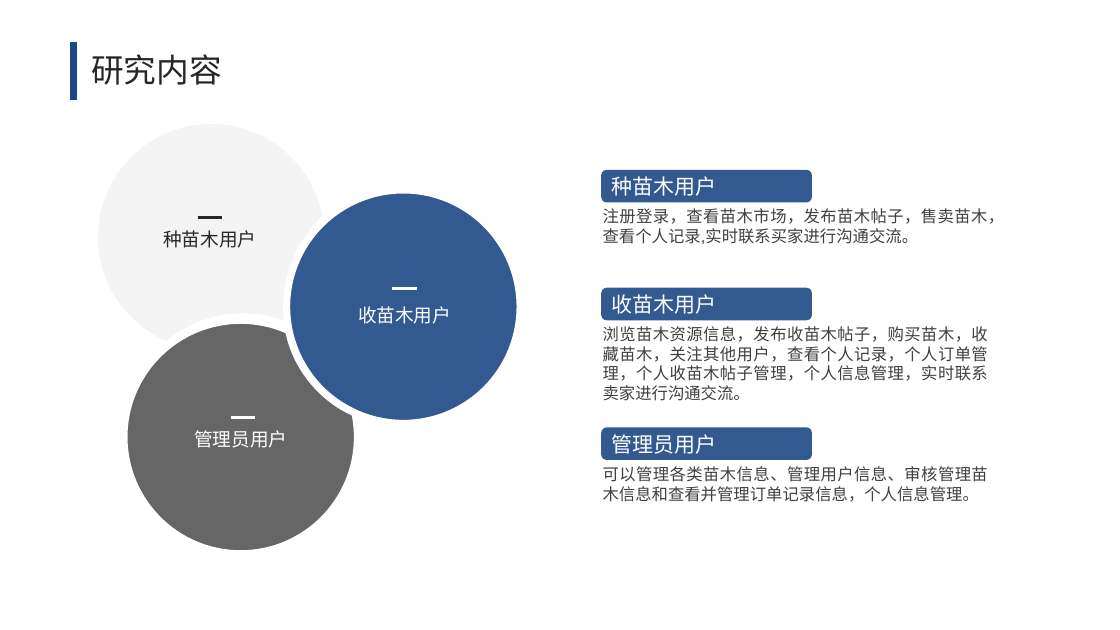
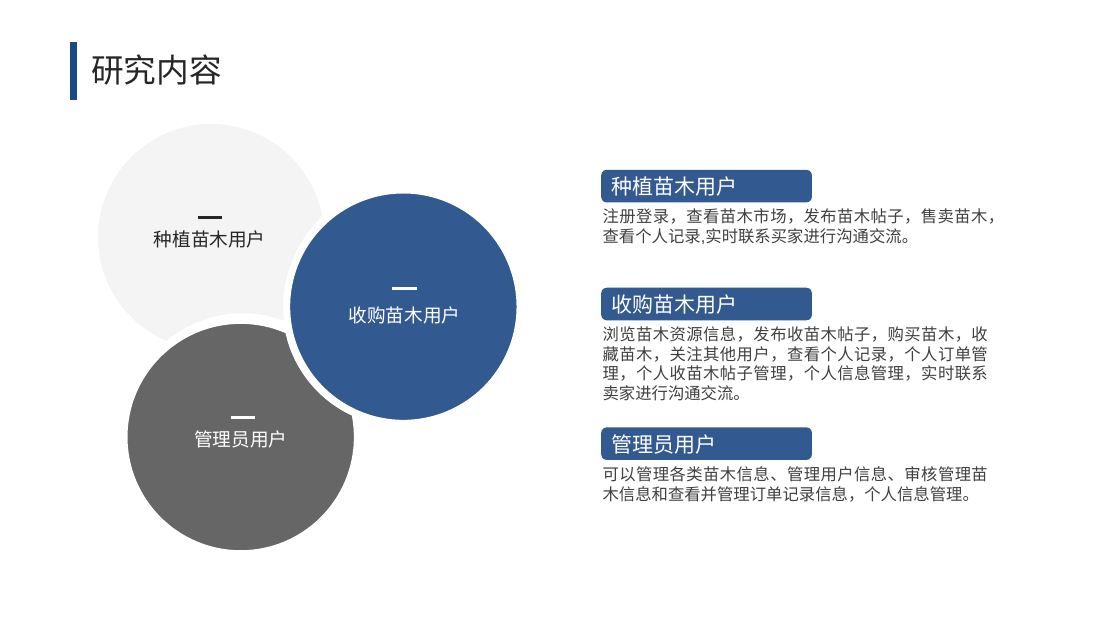
Before and after one commit to akira1ce/TreeHole, a slide deck: slide 7 of 文档/2019211899+李鑫+毕设答辩.pptx. Drawn at 1120x630 pixels with LibreOffice and Linux fonts; fonts in the diff are those of the drawing. Boxes give left, top, right and bottom in pixels: in the first picture for what was removed or moved away, otherwise in the second. Text is boxed around its words. In the diff, an @@ line names an element or a change of style, - is before the commit and + after.

```diff
--- a/文档/2019211899+李鑫+毕设答辩.pptx
+++ b/文档/2019211899+李鑫+毕设答辩.pptx
@@ text in rounded rectangle at (x1=611, y1=176, x2=737, y2=196): text changed @@
-种苗木用户
+种植苗木用户
@@ text at (x1=154, y1=230, x2=266, y2=248): text changed @@
-种苗木用户
+种植苗木用户
@@ text in rounded rectangle at (x1=611, y1=294, x2=737, y2=314): text changed @@
-收苗木用户
+收购苗木用户
@@ text at (x1=349, y1=306, x2=461, y2=324): text changed @@
-收苗木用户
+收购苗木用户
```
Also in this commit, not shown: 4 other slides changed.
